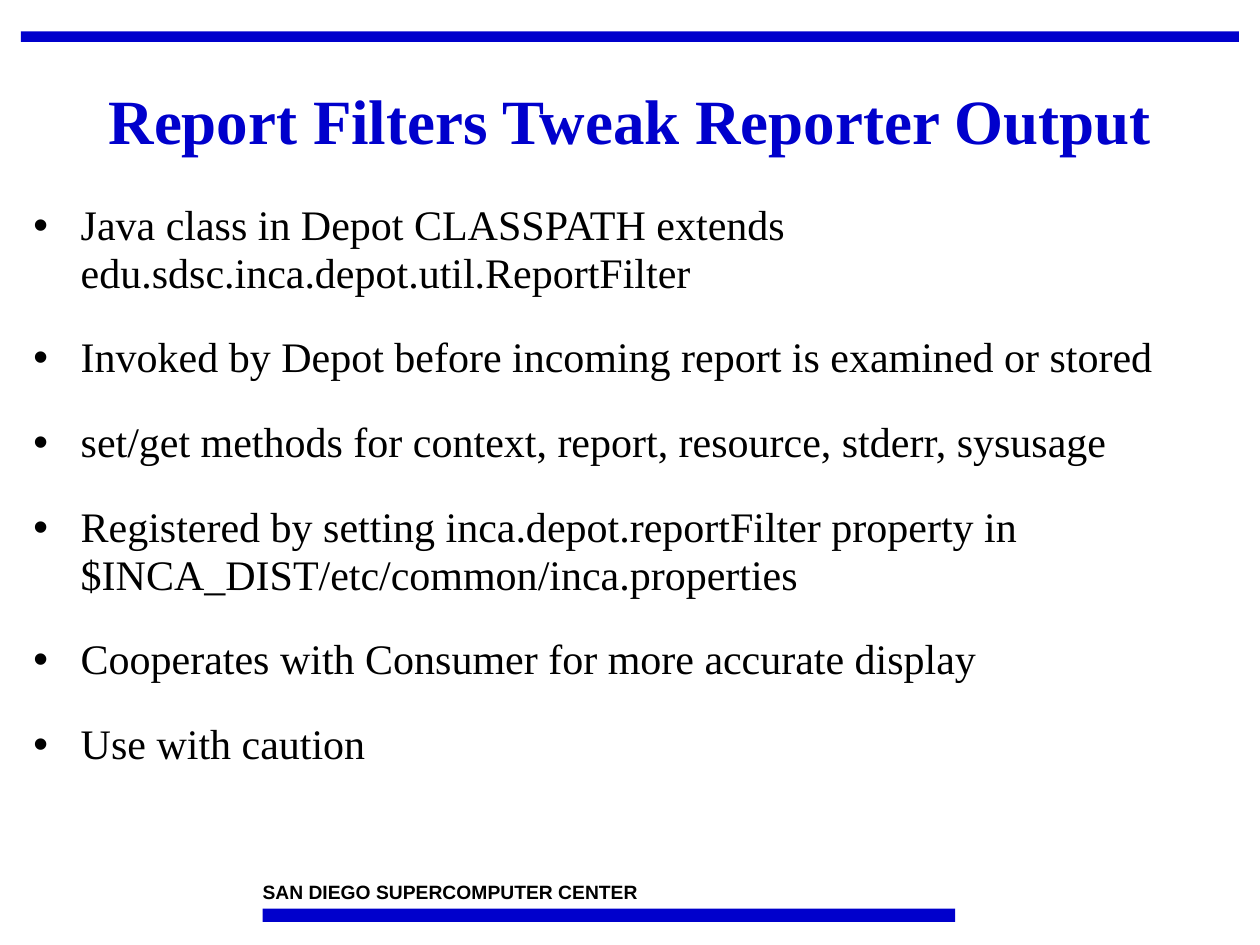
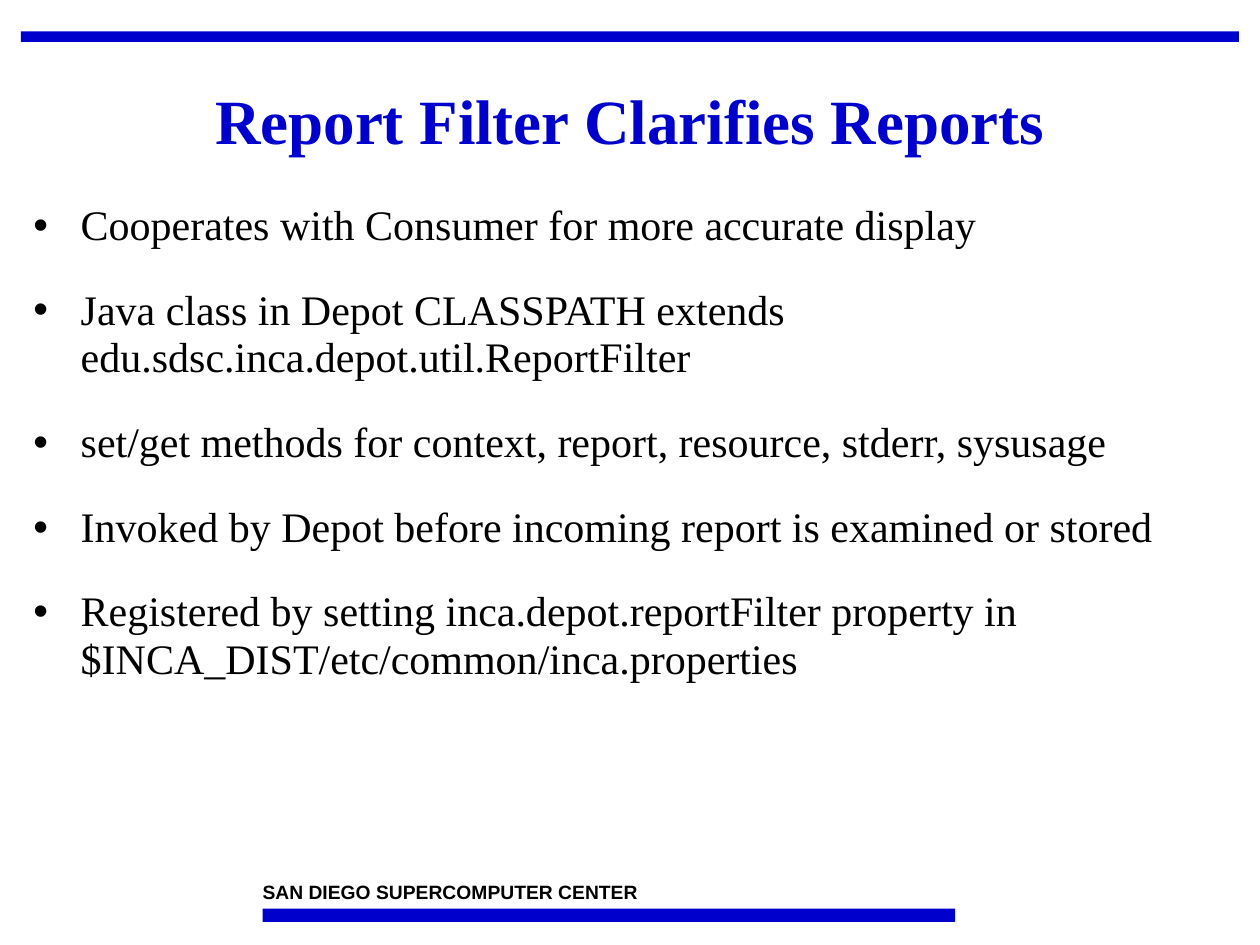
Before and after one commit to IncaProject/inca-xsede, a slide deck: slide 12 of talks/2008workshop/depot.ppt. Drawn at 1260x945 pixels with LibreOffice and Linux fonts; fonts in the diff are those of the drawing; background and template pictures are left out. Boxes give left, top, right and bottom in pixels: in the first picture for what was removed or moved away, otherwise in the second. Text is boxed around its words. In the diff, an @@ line names an element or a change of style, - is before the commit and + after.

```diff
--- a/talks/2008workshop/depot.ppt
+++ b/talks/2008workshop/depot.ppt
@@ title at [215,99,1044,156]: text changed @@
-Report Filters Tweak Reporter Output
+Report Filter Clarifies Reports
@@ text at [81,210,976,249]: paragraph added @@
+• Cooperates with Consumer for more accurate display
@@ text at [81,296,784,381]: more space between paragraphs @@
@@ text at [81,644,976,760]: paragraphs removed @@
-• Cooperates with Consumer for more accurate display
-• Use with caution
```
Also in this commit, not shown: 3 other slides changed, 1 other file.
